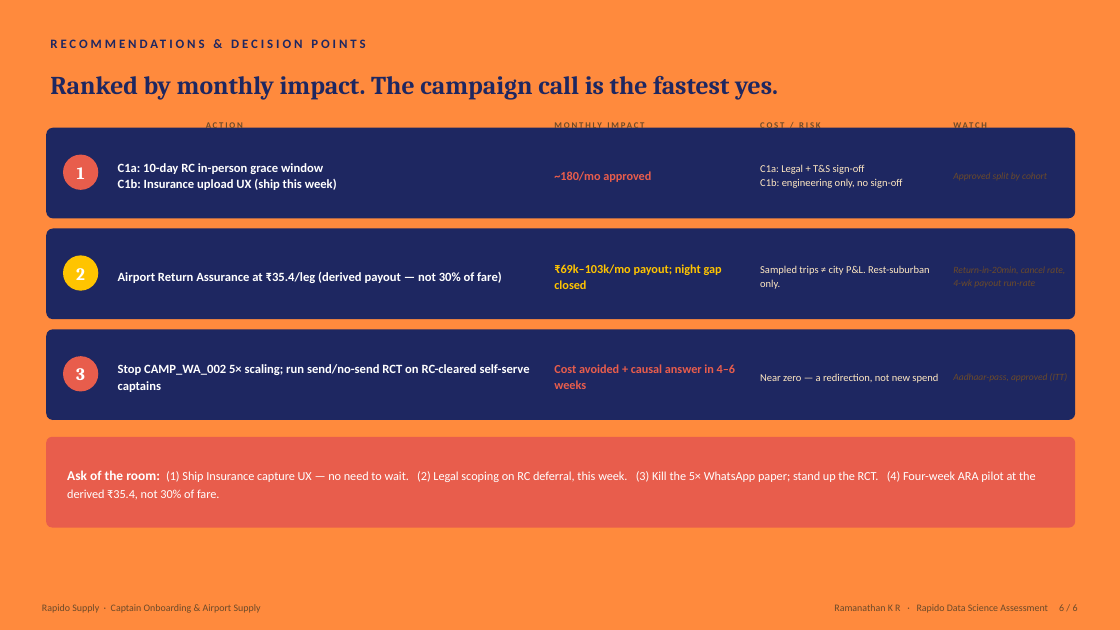
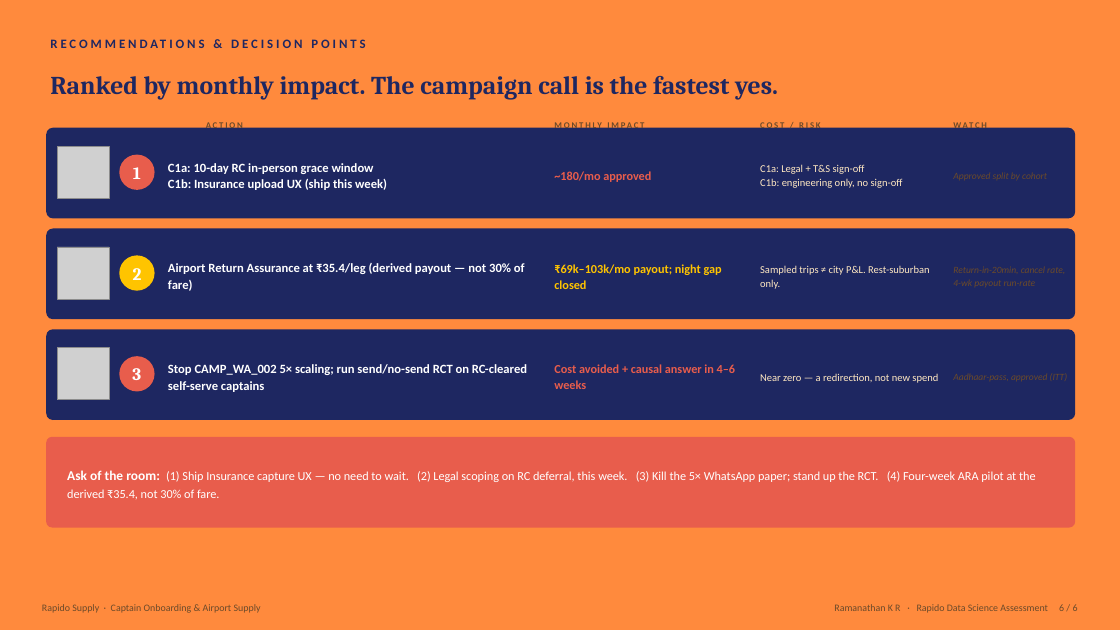
Before and after one commit to KRRamanathan/Project_R, a slide deck: slide 7 of DECK.pptx. Drawn at 1120x630 pixels with LibreOffice and Linux fonts; fonts in the diff are those of the drawing; grey boxes stand for pictures. Boxes give left, top, right and bottom in pixels: in the first picture for what was removed or moved away, otherwise in the second. Text is boxed around its words. In the diff, an @@ line names an element or a change of style, - is before the commit and + after.

Commit message:
Keep yellow/orange/red slides, pies, and a few small PNG icons.
Title, C1a/C1b cards, and the ask rows get tiny RC/IN/AP/WA badges. Headline, root-cause, and airport slides still carry the pie PNGs.

```diff
--- a/DECK.pptx
+++ b/DECK.pptx
@@ picture added at <box>57,146,109,198</box> @@
@@ text "C1a: 10-day RC in-person grace ...": place and size @@
-text "C1a: 10-day RC in-person grace ..." at <box>118,163,337,190</box>
+text "C1a: 10-day RC in-person grace ..." at <box>168,163,387,190</box>
@@ text "Airport Return Assurance at ₹35.4/leg ..." rewrapped from <box>118,272,502,283</box> to <box>168,263,525,291</box> @@
@@ picture added at <box>57,247,109,299</box> @@
@@ picture added at <box>57,348,109,400</box> @@
@@ 3 texts, 3 ellipses: place and size @@
-3 texts, 3 ellipses at <box>63,155,98,392</box>
+3 texts, 3 ellipses at <box>119,155,155,392</box>
@@ text "Stop CAMP_WA_002 5× scaling; run ..." rewrapped from <box>118,364,530,392</box> to <box>168,364,527,392</box> @@
```
Also in this commit, not shown: 2 other slides changed, 7 other files.
